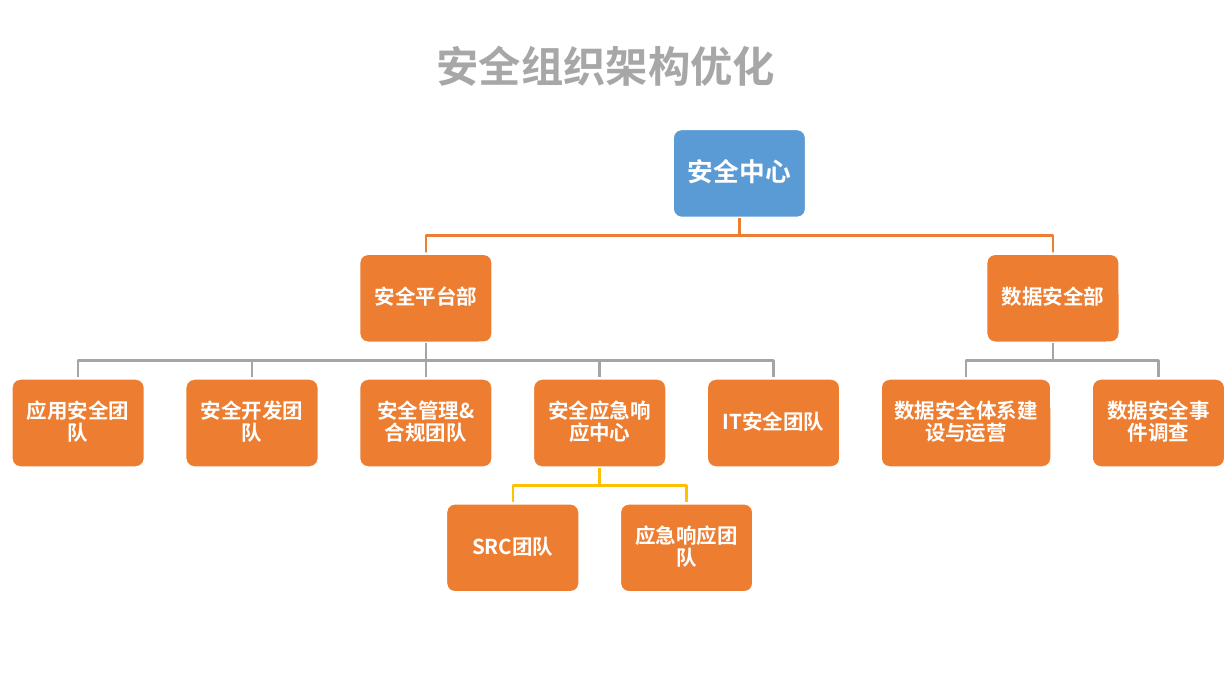
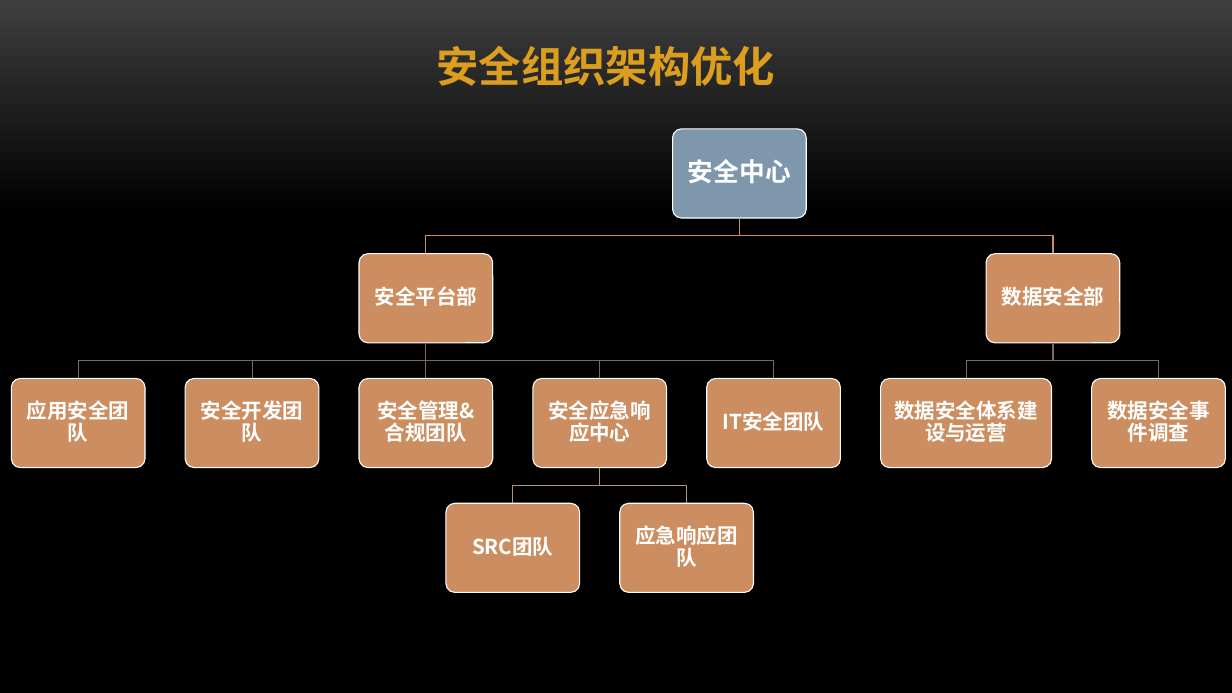
Before and after one commit to ym2011/SecurityMind, a slide deck: slide 10 of 互联网企业安全建设整体规划.pptx. Drawn at 1232x693 pixels with LibreOffice and Linux fonts; fonts in the diff are those of the drawing; background and template pictures are left out. Boxes give left, top, right and bottom in pixels: in the first picture for what was removed or moved away, otherwise in the second. Text is boxed around its words. In the diff, an @@ line names an element or a change of style, - is before the commit and + after.

Commit message:
信息安全管理
信息安全管理

```diff
--- a/互联网企业安全建设整体规划.pptx
+++ b/互联网企业安全建设整体规划.pptx
@@ background #FFFFFF to gradient #3F3F3F to #000000 @@
@@ text "安全组织架构优化" at [436,46,775,86]: text colour #A7A7A7 to #DC9E1F @@
@@ rounded rectangle at [673,128,807,217]: fill #5B9BD5 to #7E97AD; outline #FFFFFF 2 pt to #FFFFFF 0.85 pt @@
@@ freeform shape at [426,218,739,254]: outline #ED7D31 2 pt to #CC8E60 0.85 pt @@
@@ freeform shape at [739,218,1053,254]: outline #ED7D31 2 pt to #CC8E60 0.85 pt @@
@@ outline #A5A5A5 2 pt to #7A6A60 0.85 pt in 7 elements at [79,343,426,379], [252,343,426,379], [421,343,431,379], [426,343,600,379], [426,343,774,379], [967,343,1054,379], [1054,343,1159,379] @@
@@ fill #ED7D31 to #CC8E60; outline #FFFFFF 2 pt to #FFFFFF 0.85 pt in 11 elements at [360,254,494,343], [11,379,145,468], [185,379,319,468], [360,379,494,468], [533,379,667,468], [446,504,580,592], [620,504,754,592], [707,379,841,468], [986,254,1120,343], [881,379,1052,468], [1092,379,1226,468] @@
@@ freeform shape at [513,468,600,504]: outline #FFC000 2 pt to #B4936D 0.85 pt @@
@@ freeform shape at [600,468,687,504]: outline #FFC000 2 pt to #B4936D 0.85 pt @@
```
Also in this commit, not shown: 27 other slides changed, 2 other files.
